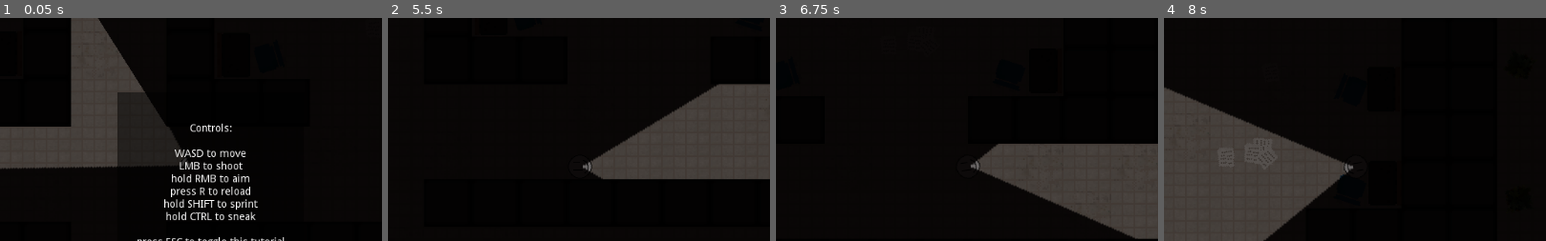
Above: before the commit, frames 1-4 (left to right).
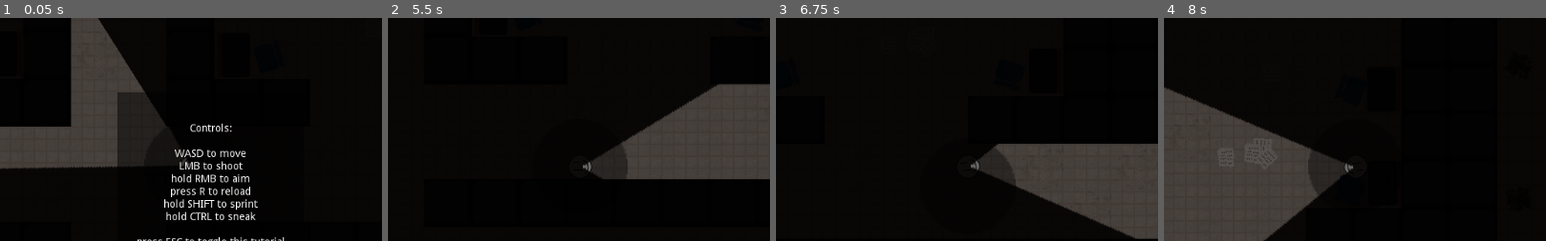
Above: after the commit, the same moments.

Repository: Rallas/4392-001TeamC
Game: Godot game, scene res://Scenes/DefaultScene.tscn
Two runs of this game, one before a commit and one after it. Both use one fixed random seed, a clock stepped at 60 frames per second and the inputs below. The engine's default icon, where the game draws it, is replaced by a stand-in: a white triangle on a blue panel in a dark square.
Inputs (mouse positions are % of the whole screen's width and height, from its top left):
- Up to frame 1 (0.05 s): no input
- Up to frame 2 (5.5 s): tap R (reload) at 0.5, 1.25, 2, 2.75, 4.15 s; move the mouse to (72, 45) at 0.52 s; hold D (move_right) 0.53-1.28 s; hold Right mouse button (aim) 0.53-1.28 s; tap E (interact) at 0.8, 1.35, 2.3, 2.85, 3.8, 5.3 s; move the mouse to (30, 55) at 1.27 s; hold S (move_down) 1.28-2.03 s; right-click (30, 55) at 1.55 s; move the mouse to (60, 28) at 2.02 s; hold D (move_right) 2.03-2.78 s; hold Right mouse button (aim) 2.03-2.78 s; move the mouse to (45, 70) at 2.77 s; hold W (move_up) 2.78-3.53 s; right-click (45, 70) at 3.05 s; move the mouse to (80, 65) at 3.52 s; press the mouse at (80, 65) at 3.53 s; hold A (move_left) 3.53-5.03 s; move the mouse to (20, 35) at 4.27 s; release the mouse at (20, 35) at 4.28 s; tap Ctrl (sneak) at 4.35 s; right-click (20, 35) at 4.55 s; move the mouse to (55, 50) at 5.02 s; hold S (move_down) from 5.03 s (still down); hold Shift (sprint) from 5.03 s (still down)
- Up to frame 3 (6.75 s): move the mouse to (35, 25) at 5.77 s; release S (move_down) at 5.78 s; release Shift (sprint) at 5.78 s; hold D (move_right) 5.78-6.53 s; right-click (35, 25) at 5.85 s; move the mouse to (72, 45) at 6.52 s; hold W (move_up) from 6.53 s (still down); hold E (interact) from 6.53 s (still down)
- Up to frame 4 (8 s): move the mouse to (30, 55) at 7.27 s; release W (move_up) at 7.28 s; release E (interact) at 7.28 s; hold D (move_right) from 7.28 s (still down); right-click (30, 55) at 7.35 s
The pictures show only the part of the screen within x 25-75%, y 17-67%; the shares and areas given below are measured in that part.

The runs differ from the first frame. In frame 2, 1.0% of the frame differs, in the area x 53-63%, y 56-73%; in frame 3, 0.8%; in frame 4, 1.2%, in the area x 37-48%, y 59-80%.

Commit message:
Lots of changes:Added global scripts to carry data between levels, added player heartbeat, bugfix on weapon accuracy penalty calculation, finished 'destructible objects' code

Diff:
--- a/4392_TeamC_Prototype/Scenes/DefaultScene.tscn
+++ b/4392_TeamC_Prototype/Scenes/DefaultScene.tscn
@@ -120,9 +120,11 @@
 position = Vector2( 184, -237 )
 
 [node name="NoiseController" type="Node2D" parent="."]
+unique_name_in_owner = true
 script = ExtResource( 8 )
 
-[node name="Player" parent="." groups=["Player"] instance=ExtResource( 1 )]
+[node name="Player" parent="." groups=["Attackable", "Player"] instance=ExtResource( 1 )]
+unique_name_in_owner = true
 scale = Vector2( 0.5, 0.5 )
 
 [node name="HearingCircle" parent="Player/Sprite" index="2"]
--- a/4392_TeamC_Prototype/Scenes/Enemy.tscn
+++ b/4392_TeamC_Prototype/Scenes/Enemy.tscn
@@ -30,22 +30,12 @@
 scale = Vector2( 0.5, 0.5 )
 shape = SubResource( 1 )
 
-[node name="Label" type="Label" parent="."]
-anchor_left = 0.5
-anchor_right = 0.5
+[node name="ProgressBar" type="ProgressBar" parent="."]
+visible = false
 margin_left = -32.0
-margin_top = -52.0
+margin_top = -23.0
 margin_right = 32.0
-margin_bottom = -38.0
-grow_horizontal = 2
-text = "ENEMY"
-align = 1
-
-[node name="ProgressBar" type="ProgressBar" parent="."]
-margin_left = -32.0
-margin_top = -38.0
-margin_right = 32.0
-margin_bottom = -33.0
+margin_bottom = -18.0
 custom_styles/fg = SubResource( 2 )
 custom_styles/bg = SubResource( 3 )
 max_value = 4.0
--- a/4392_TeamC_Prototype/Scenes/InteractibleObjects/Door.tscn
+++ b/4392_TeamC_Prototype/Scenes/InteractibleObjects/Door.tscn
@@ -1,12 +1,13 @@
-[gd_scene load_steps=5 format=2]
+[gd_scene load_steps=6 format=2]
 
 [ext_resource path="res://Sprites/Door_Closed.png" type="Texture" id=1]
 [ext_resource path="res://Scripts/Door.gd" type="Script" id=2]
 [ext_resource path="res://Scenes/InteractibleObjects/ObjectIsInteractible.tscn" type="PackedScene" id=3]
+[ext_resource path="res://Scenes/InteractibleObjects/ObjectHealth.tscn" type="PackedScene" id=4]
 
 [sub_resource type="RectangleShape2D" id=1]
 
-[node name="Door" type="StaticBody2D"]
+[node name="Door" type="StaticBody2D" groups=["Attackable"]]
 collision_layer = 8
 collision_mask = 65535
 script = ExtResource( 2 )
@@ -22,3 +23,5 @@
 [node name="InteractionArea" parent="." instance=ExtResource( 3 )]
 collision_layer = 8
 collision_mask = 65535
+
+[node name="ObjectHealth" parent="." instance=ExtResource( 4 )]
--- a/4392_TeamC_Prototype/Scenes/InteractibleObjects/LockedDoor.tscn
+++ b/4392_TeamC_Prototype/Scenes/InteractibleObjects/LockedDoor.tscn
@@ -1,12 +1,13 @@
-[gd_scene load_steps=5 format=2]
+[gd_scene load_steps=6 format=2]
 
 [ext_resource path="res://Sprites/LockedDoor.png" type="Texture" id=1]
 [ext_resource path="res://Scripts/LockedDoor.gd" type="Script" id=2]
 [ext_resource path="res://Scenes/InteractibleObjects/ObjectIsInteractible.tscn" type="PackedScene" id=3]
+[ext_resource path="res://Scenes/InteractibleObjects/ObjectHealth.tscn" type="PackedScene" id=4]
 
 [sub_resource type="RectangleShape2D" id=1]
 
-[node name="LockedDoor" type="StaticBody2D"]
+[node name="LockedDoor" type="StaticBody2D" groups=["Attackable"]]
 script = ExtResource( 2 )
 
 [node name="CollisionShape2D" type="CollisionShape2D" parent="."]
@@ -17,3 +18,5 @@
 
 [node name="InteractionArea" parent="." instance=ExtResource( 3 )]
 instant = false
+
+[node name="ObjectHealth" parent="." instance=ExtResource( 4 )]
--- a/4392_TeamC_Prototype/Scenes/InteractibleObjects/Radio.tscn
+++ b/4392_TeamC_Prototype/Scenes/InteractibleObjects/Radio.tscn
@@ -1,12 +1,13 @@
-[gd_scene load_steps=5 format=2]
+[gd_scene load_steps=6 format=2]
 
 [ext_resource path="res://Scenes/InteractibleObjects/ObjectIsInteractible.tscn" type="PackedScene" id=1]
 [ext_resource path="res://Scripts/Radio.gd" type="Script" id=2]
 [ext_resource path="res://Sprites/Radio.png" type="Texture" id=3]
+[ext_resource path="res://Scenes/InteractibleObjects/ObjectHealth.tscn" type="PackedScene" id=4]
 
 [sub_resource type="RectangleShape2D" id=1]
 
-[node name="Radio" type="StaticBody2D"]
+[node name="Radio" type="StaticBody2D" groups=["Attackable"]]
 script = ExtResource( 2 )
 
 [node name="CollisionShape2D" type="CollisionShape2D" parent="."]
@@ -16,3 +17,5 @@
 texture = ExtResource( 3 )
 
 [node name="InteractionArea" parent="." instance=ExtResource( 1 )]
+
+[node name="ObjectHealth" parent="." instance=ExtResource( 4 )]
--- a/4392_TeamC_Prototype/Scenes/Player.tscn
+++ b/4392_TeamC_Prototype/Scenes/Player.tscn
@@ -7,7 +7,6 @@
 [ext_resource path="res://Sprites/gray.PNG" type="Texture" id=5]
 [ext_resource path="res://Sprites/VisionCone.png" type="Texture" id=6]
 [ext_resource path="res://Sprites/GradientCircle.png" type="Texture" id=7]
-[ext_resource path="res://Scripts/PlayerInventory.gd" type="Script" id=8]
 
 [sub_resource type="CircleShape2D" id=1]
 radius = 17.0
@@ -34,7 +33,7 @@
 	print(\"OUCH!!!\")
 "
 
-[node name="Player" type="KinematicBody2D"]
+[node name="Player" type="KinematicBody2D" groups=["Attackable"]]
 collision/safe_margin = 0.001
 script = ExtResource( 2 )
 
@@ -82,6 +81,3 @@
 current = true
 zoom = Vector2( 0.5, 0.5 )
 script = ExtResource( 4 )
-
-[node name="Inventory" type="Node2D" parent="."]
-script = ExtResource( 8 )
--- a/4392_TeamC_Prototype/Scripts/AmmoPickup.gd
+++ b/4392_TeamC_Prototype/Scripts/AmmoPickup.gd
@@ -1,6 +1,5 @@
 extends Node
 
-onready var PlayerInventory = get_node("/root/RootNode/Player/Inventory")
 onready var AmmoLabel = get_node("/root/RootNode/UI Container/AmmoLabel")
 
 
--- a/4392_TeamC_Prototype/Scripts/Bullet.gd
+++ b/4392_TeamC_Prototype/Scripts/Bullet.gd
@@ -13,9 +13,9 @@
 
 onready var NC = get_node("/root/RootNode/NoiseController")
 
-# Params: target(Vector2), position(Vector2), speed(int), range(int)
-func InitBullet(t, p, s, r):
-  direction = (t - p).normalized()
+# Params: direction(Vector2), position(Vector2), speed(int), range(int)
+func InitBullet(d, p, s, r):
+  direction = d.normalized()
   global_position = p
   bulletSpeed = s
   bulletRange = r
--- a/4392_TeamC_Prototype/Scripts/Enemy.gd
+++ b/4392_TeamC_Prototype/Scripts/Enemy.gd
@@ -63,24 +63,35 @@
   var distanceToNoise = global_position.distance_to(noisePosition)
 
   if distanceToNoise < noiseIntensity:
-    print("(t=%d) | %s | I HEARD THAT!" % [OS.get_ticks_msec(), name])
     followingNoise = true
     moveTarget = noisePosition
 
 
+var lastAttackTime = 0
+var attackSpeed = 500
 
-var playerBeingHit = null
+
+var AttackableObjects = Array()
 func _process(_delta):
-  if playerBeingHit != null:
-    playerBeingHit.HitByEnemy()
+  if AttackableObjects.size() > 0:
+
+    if OS.get_ticks_msec() - attackSpeed > lastAttackTime:
+      lastAttackTime = OS.get_ticks_msec()
+
+      for Item in AttackableObjects:
+        if Item.is_in_group("Player"):
+          Item.HitByEnemy()
+        else:
+          # This is some terrible code, but it works i guess...
+          get_node(str(Item.get_path()) + "/ObjectHealth").HitByEnemy()
 
 
 
 func _on_AttackHitbox_body_entered(body):
-  if body.is_in_group("Player"):
-    playerBeingHit = body
+  if body.is_in_group("Attackable"):
+    AttackableObjects.append(body)
 
 
 func _on_AttackHitbox_body_exited(body):
-  if body.is_in_group("Player"):
-    playerBeingHit = null
+  if body.is_in_group("Attackable"):
+    AttackableObjects.erase(body)
--- a/4392_TeamC_Prototype/Scripts/EnemyHealthbar.gd
+++ b/4392_TeamC_Prototype/Scripts/EnemyHealthbar.gd
@@ -4,5 +4,8 @@
 # In the godot editor, linked "HealthChanged" signal defined in Enemy.gd
 
 func _on_Enemy_healthChanged(newHealth, maxHealth):
+  if(newHealth < maxHealth):
+    visible = true
+
   max_value = maxHealth
   value = newHealth
--- a/4392_TeamC_Prototype/Scripts/ExitDoor.gd
+++ b/4392_TeamC_Prototype/Scripts/ExitDoor.gd
@@ -1,10 +1,7 @@
 extends Node
-
-
-onready var PlayerInventory = get_node("/root/RootNode/Player/Inventory")
-
 
 # Object set to not be instant, so this will be called repeatedly while interacting.
 func Interact():
   if PlayerInventory.carryingKey:
+    Global.CurrentLevel += 1
     var _ret = get_tree().reload_current_scene()
--- a/4392_TeamC_Prototype/Scripts/ExitKey.gd
+++ b/4392_TeamC_Prototype/Scripts/ExitKey.gd
@@ -14,7 +14,6 @@
 # Called every frame. 'delta' is the elapsed time since the previous frame.
 #func _process(delta):
 #  pass
-onready var PlayerInventory = get_node("/root/RootNode/Player/Inventory")
 
 
 func _on_Area2D_body_entered(body):
--- /dev/null
+++ b/4392_TeamC_Prototype/Scripts/GlobalScripts/Global.gd
@@ -0,0 +1,10 @@
+extends Node
+
+# Singleton script to hold some global variables
+
+var CurrentLevel = 1
+
+var PlayerMaxHealth = 100
+var PlayerHealthAtLevelStart = 100
+
+# Player inventory in another global script, so it already persists between levels.
--- a/4392_TeamC_Prototype/Scripts/LevelGenerator.gd
+++ b/4392_TeamC_Prototype/Scripts/LevelGenerator.gd
@@ -7,17 +7,7 @@
 # TODO: remove the test code in _ready() function.
 
 func _ready():
-
-    # -----------------------------------------------------------------------
-    # TODO: Remove this temp code! Using unique enemy names in testing.
-    # This only works because enemies are already in the scene on launch. Once we are generating the level at runtime, it will not work.
-    var enemies = get_tree().get_nodes_in_group("Enemy")
-    var i = 1
-    for enemy in enemies:
-        enemy.name = "Enemy %d" % i
-        enemy.get_node("./Label").text = "Enemy %d" % i
-        i += 1
-    # -----------------------------------------------------------------------
+    print("LEVEL %d" % [Global.CurrentLevel])
 
 # Called every frame. 'delta' is the elapsed time since the previous frame.
 #func _process(delta):
--- a/4392_TeamC_Prototype/Scripts/ObjectHealth.gd
+++ b/4392_TeamC_Prototype/Scripts/ObjectHealth.gd
@@ -1,21 +1,12 @@
 extends Node2D
 
 
-# Declare member variables here. Examples:
-# var a = 2
-# var b = "text"
-export var currentHealth = 100
 
-# Called when the node enters the scene tree for the first time.
-func _ready():
-  pass # Replace with function body.
+# Num hits to destroy
+export var currentHealth = 4
 
 
-func takeDamage(d):
-  currentHealth -= d
+func HitByEnemy():
+  currentHealth -= 1
   if currentHealth <= 0:
     get_parent().queue_free()
-
-# Called every frame. 'delta' is the elapsed time since the previous frame.
-#func _process(delta):
-#  pass
--- a/4392_TeamC_Prototype/Scripts/Player.gd
+++ b/4392_TeamC_Prototype/Scripts/Player.gd
@@ -10,10 +10,10 @@
 
 onready var NC = get_node("/root/RootNode/NoiseController")
 
-export var totalHealth = 100;
-export var enemyDamage = 20;
+var totalHealth; #Left here for compatibility
+var enemyDamage = 20;
 
-export var moveSpeed = 200
+var moveSpeed = 200
 var speedModifier = 1
 var velocity = Vector2.ZERO
 var inertia = 100
@@ -25,14 +25,22 @@
 
 var lastFootstepTime = 0
 var timeBetweenFootsteps = 350
-var baseFootstepIntensity = 0.75
+var baseFootstepIntensity = 0.75 # Multiplier for larger number
+
+var lastHeartbeatTime = 0
+var timeBetweenheartbeats = 400
+var baseHeartbeatIntensity = 40 # Pixel radius
+
 
 var currentHealth
 
 func _ready():
-  currentHealth = totalHealth;
+  currentHealth = Global.PlayerHealthAtLevelStart;
+  totalHealth = Global.PlayerMaxHealth
   emit_signal("updateHealth", currentHealth, totalHealth)
   pass # Replace with function body.
+
+
 
 func _physics_process(_delta):
   velocity = Vector2.ZERO
@@ -67,11 +75,19 @@
     if isBackpedaling:
       speedModifier *= backpedalingModifier
 
+  # Every set time interval, make a footstep noise if moving.
   if velocity != Vector2.ZERO and OS.get_ticks_msec() - lastFootstepTime > timeBetweenFootsteps:
     lastFootstepTime = OS.get_ticks_msec()
     NC.CreateNoise(global_position, baseFootstepIntensity*moveSpeed*speedModifier)
 
   moveAndSlideVel = move_and_slide(velocity*moveSpeed*speedModifier, Vector2(0,0), false, 4, PI/4, false)
+
+  # Every set time interval, make a 'heartbeat' noise
+  # This prevents a motionless player from being invincible.
+  if OS.get_ticks_msec() - lastHeartbeatTime > timeBetweenheartbeats:
+    lastHeartbeatTime = OS.get_ticks_msec()
+    NC.CreateNoise(global_position, baseHeartbeatIntensity)
+
 
   for i in get_slide_count():
     var collision = get_slide_collision(i)
@@ -89,7 +105,6 @@
     lastHitTime = OS.get_ticks_msec()
     if (currentHealth - enemyDamage > 0):
       currentHealth -= enemyDamage
-      print("(t=%d) | OUCH!!!" % OS.get_ticks_msec())
       emit_signal("updateHealth", currentHealth, totalHealth)
     else:
       # TODO: Connect to player death screen
--- a/4392_TeamC_Prototype/Scripts/Weapon.gd
+++ b/4392_TeamC_Prototype/Scripts/Weapon.gd
@@ -22,11 +22,9 @@
 export var magSize = 8				# Num shots before reloading
 export var reloadTime = 1000		# milliseconds to reload
 
-# Accuracy penalty:
-# I coded this the easy way for now without dealing with trigonometry.
-# A value of (P) means the bullet will target a random point within
-export var hipfireAccuracyPenalty = 50
-export var aimingAccuracyPenalty = 10
+# Accuracy penalty: Shot direction will between -penalty and penalty radians off of target.
+var hipfireAccuracyPenalty = .65
+var aimingAccuracyPenalty = .15
 ##############################################
 
 
@@ -38,7 +36,6 @@
 var bulletNode = preload("res://Scenes/Bullet.tscn")
 
 onready var NC = get_node("/root/RootNode/NoiseController")
-onready var PlayerInventory = get_node("../Inventory")
 
 var rng = RandomNumberGenerator.new()
 
@@ -74,18 +71,19 @@
             var newBullet = bulletNode.instance()
             get_node(@"/root").add_child(newBullet)
 
-            # Random vector offset. x and y both floats in range [-1,1]
-            var accuracyPenalty = Vector2(rng.randf_range(-1,1), rng.randf_range(-1,1))
 
             # Scale accuracy penalty based on aim/hipfire
+            var accuracyPenalty
             if Input.is_action_pressed("aim"):
-                accuracyPenalty *= aimingAccuracyPenalty
+                accuracyPenalty = rng.randf_range(-aimingAccuracyPenalty, aimingAccuracyPenalty)
             else:
-                accuracyPenalty *= hipfireAccuracyPenalty
+                accuracyPenalty = rng.randf_range(-hipfireAccuracyPenalty, hipfireAccuracyPenalty)
 
+            # Set direction and rotate it by accuracyPenalty
+            var shotAngle = global_position.angle_to_point(get_global_mouse_position())
+            var shotVector = Vector2.LEFT.rotated(shotAngle + accuracyPenalty)
 
-            var shotTarget = get_global_mouse_position() + accuracyPenalty
-            newBullet.InitBullet(shotTarget, global_position, bulletSpeed, bulletRange)
+            newBullet.InitBullet(shotVector, global_position, bulletSpeed, bulletRange)
 
             NC.CreateNoise(newBullet.position, 300)
 
--- a/4392_TeamC_Prototype/project.godot
+++ b/4392_TeamC_Prototype/project.godot
@@ -13,6 +13,11 @@
 config/name="4392 Team C prototype"
 run/main_scene="res://Scenes/DefaultScene.tscn"
 config/icon="res://Sprites/icon.png"
+
+[autoload]
+
+Global="*res://Scripts/GlobalScripts/Global.gd"
+PlayerInventory="*res://Scripts/GlobalScripts/PlayerInventory.gd"
 
 [gui]
 
Not shown: 1 places in 4392_TeamC_Prototype/Scenes/Player.tscn that only renumber resources
Renamed: 4392_TeamC_Prototype/Scripts/PlayerInventory.gd -> 4392_TeamC_Prototype/Scripts/GlobalScripts/PlayerInventory.gd
